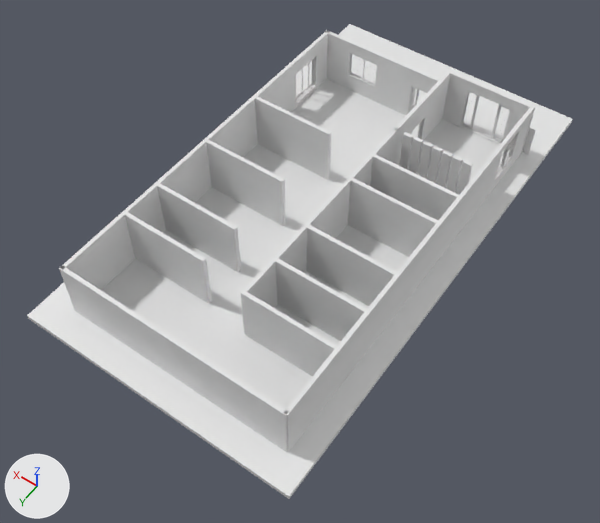
What one commit did to the Blender file 1_CAD/1_HOME/BLENDER/House_Option-2_From_Blender.blend.
One viewpoint serves both versions: a 50 mm lens placed at (-10.3, 37.8, 36.1), pointed at (6.5, 14.3, -0.9). Lighting does not change. The marker at lower left points along +X, +Y and +Z.

The scene before the commit, as lines of its bpy script (objects in view):
```python
me_cube_002 = bpy.data.meshes.new('Cube.002')
me_cube_002.from_pydata(...)  # 42 vertices, 28 faces; spans x -0.3..0.35, y -0.3..0.3, z -0.3..3.35
me_cube_004 = bpy.data.meshes.new('Cube.004')
me_cube_004.from_pydata(...)  # 24 vertices, 16 faces; spans x -0.3..0.3, y -0.3..0.3, z -0.3..3.34
me_cube_014 = bpy.data.meshes.new('Cube.014')
me_cube_014.from_pydata(...)  # a box spanning x -0.305..0.305, y -0.305..0.305, z -0.305..0.305
me_cube_015 = bpy.data.meshes.new('Cube.015')
me_cube_015.from_pydata(...)  # 18 vertices, 16 faces; spans x -0.3..0.35, y -0.3..0.3, z -0.3..3.35
ob_foundation = bpy.data.objects.new('Foundation', me_cube_014)
ob_foundation.location = (7.18, 10.75, -0.15)
ob_foundation.scale = (27.8, 50.2, 0.5)
ob_wall_14 = bpy.data.objects.new('Wall-14', me_cube_015)
ob_wall_14.location = (10.81, 8.76, 0.3)
ob_wall_14.scale = (8.0, 0.375, 1.0)
ob_wall_2 = bpy.data.objects.new('Wall-2', me_cube_002)
ob_wall_2.location = (9.49, 1.21, 0.3)
ob_wall_2.scale = (12.5, 0.375, 1.0)
ob_wall_4 = bpy.data.objects.new('Wall-4', me_cube_004)
ob_wall_4.location = (2.71, 0.15, 0.32)
ob_wall_4.scale = (9.0, 0.375, 1.0)
# also in view: 'Wall-9' at (2.8, 8.8, 1.8); 'Wall-3' at (0.1, 12.3, 1.8); 'Wall-1' at (7.0, 24.3, 1.8); 'Wall-11' at (2.8, 15.1, 1.8); 'Wall-separators' at (2.9, 6.3, 1.8)
```
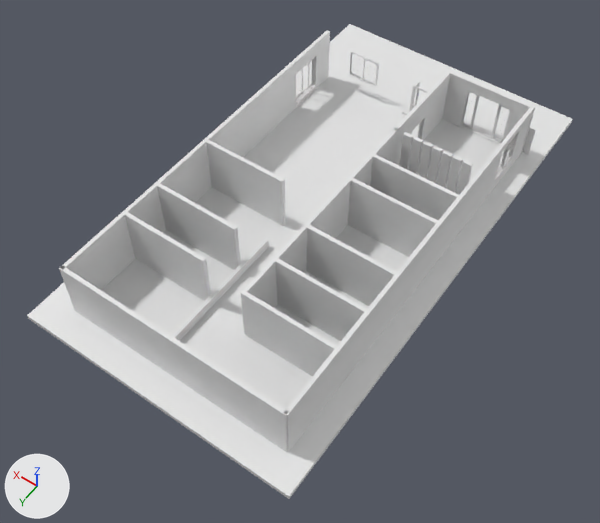
Commit message: Some more effort with 3D house design

Changed parts and their boxes [x1, y1, x2, y2] in the pictures (600 x 523 px):
'Wall-2', hidden: before [325, 30, 440, 115]
'Wall-14', hidden: before [255, 96, 332, 180]
'Wall-18', added: after [171, 238, 269, 341]

What the commit changed:
Object 'Wall-2' (ob_wall_2) is now hidden.
Object 'Wall-14' (ob_wall_14) is now hidden.
Object 'Wall-18' (ob_wall_18) is new; it shows a copy of the mesh of ob_foundation.
Its location is (8.25, 19.59, 0.3).
Its scale is (0.375, 15.0, 1.0).
